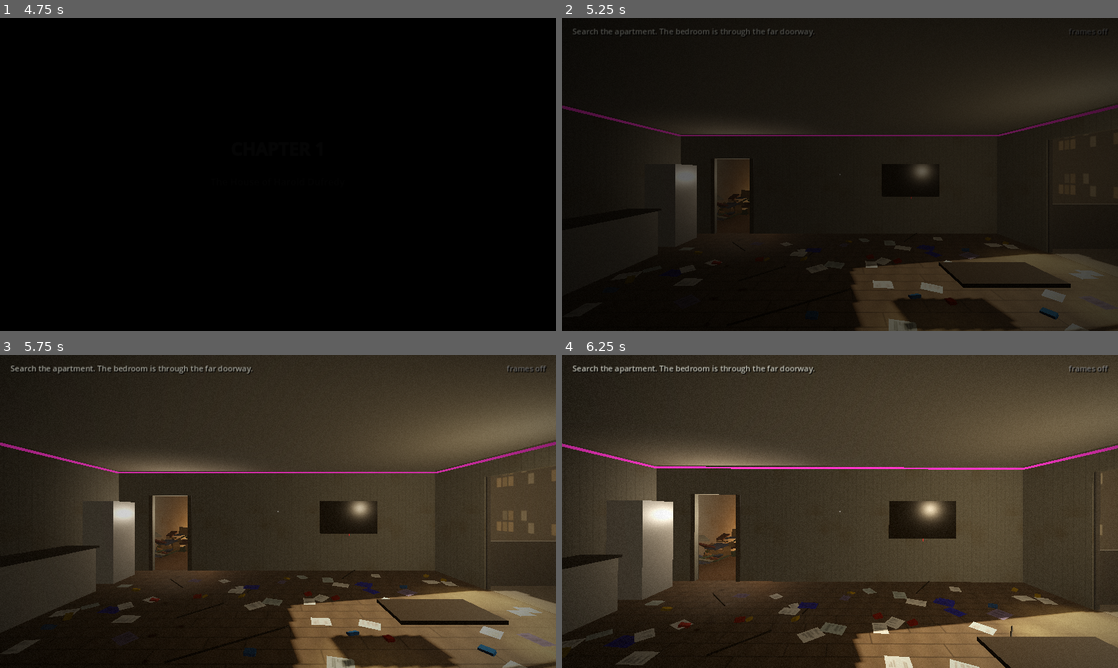
Above: before the commit, frames 1-4 (two rows, left to right).
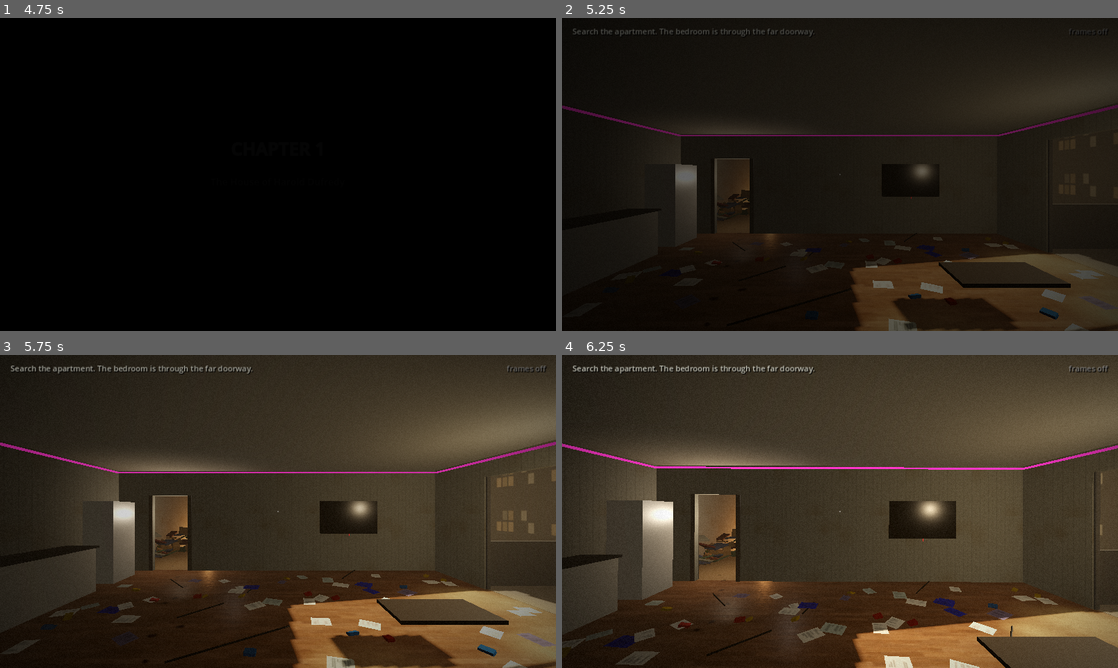
Above: after the commit, the same moments.

Repository: roweboat25/Hunger-beneath-us
Game: Godot game, scene res://Main.tscn
The game is run twice, just before and just after one commit, with the same random seed, the same clock (stepped at 60 frames per second) and the same inputs.
Inputs (mouse positions are in pixels of both pictures, inside the frame that each line leads up to):
- Up to frame 1 (4.75 s): click "1 Chapters 1 and 2: The Dufre…" at 0.5 s; tap Enter at 1.25, 2.75 s; move the mouse to (305, 174) at 1.27 s; hold Shift (run) 1.28-2.03 s; hold W (move_fwd) from 1.28 s (still down); click (305, 174) at 1.42 s; tap Space at 1.52, 1.82, 2, 2.27, 2.57, 3.5, 3.77, 4.07, 4.52 s; move the mouse to (250, 174) at 2.02 s; tap G (frames) at 2.1 s; tap Shift (run) at 2.3, 3.05, 3.8 s; move the mouse to (289, 168) at 2.77 s; hold E (interact) 2.78-3.53 s; move the mouse to (272, 180) at 3.52 s; tap Page Down (look_down) at 3.6 s; click (272, 180) at 3.67 s; move the mouse to (316, 177) at 4.27 s; hold Shift (run) from 4.28 s (still down); tap Page Up (look_up) at 4.35 s
- Up to frame 2 (5.25 s): keep holding W (move_fwd); tap Space at 4.82 s; move the mouse to (795, 171) at 5.02 s; release Shift (run) at 5.03 s; tap P (psyon) at 5.1 s
- Up to frame 3 (5.75 s): keep holding W (move_fwd); tap Space at 5.27, 5.57 s; tap Shift (run) at 5.3 s
- Up to frame 4 (6.25 s): keep holding W (move_fwd); move the mouse to (845, 511) at 5.77 s; hold Shift (run) from 5.78 s (still down); click (845, 511) at 5.92 s

Frame 1 is identical in both runs. In frame 2, 0.1% of the frame differs, in the area x 36-78%, y 68-99%; in frame 3, 2.2%; in frame 4, 3.5%, in the area x 15-90%, y 66-100%.

Commit message:
3D: desktop high-fidelity renderer and photographed PBR materials
Forward+ on desktop (web stays Compatibility) with SSAO, SSIL, SSR, SDFGI,
volumetric fog and ACES; per-level hifi hooks; CC0 ambientCG PBR sets for
roads, paving, grass, bark, floors, carpet and fabric.

Co-Authored-By: Claude Opus 5.5 (1M context) <noreply@anthropic.com>
Claude-Session: https://claude.ai/code/session_01JwRQ7sYASbK8r5TxTPLDmV

Diff:
--- a/silico3d/project.godot
+++ b/silico3d/project.godot
@@ -25,7 +25,8 @@
 
 [rendering]
 
-renderer/rendering_method="gl_compatibility"
+renderer/rendering_method="forward_plus"
+renderer/rendering_method.web="gl_compatibility"
 renderer/rendering_method.mobile="gl_compatibility"
 anti_aliasing/quality/msaa_3d=1
 environment/defaults/default_clear_color=Color(0, 0, 0, 1)
--- a/silico3d/scripts/Level.gd
+++ b/silico3d/scripts/Level.gd
@@ -98,6 +98,11 @@
 
 
 ## Dev args (see Main.gd) after the level has loaded.
+## Extra tuning for the desktop renderer (shadowed lamps and the like).
+func hifi(_env: Environment, _sun: DirectionalLight3D) -> void:
+	pass
+
+
 func apply_args(_a: Dictionary) -> void:
 	pass
 
@@ -417,6 +422,34 @@
 		create_tween().tween_property(fig, "rotation:y", fig.rotation.y + wrapf(want - fig.rotation.y, -PI, PI), t)
 
 
+## A photographed PBR material from assets/pbr/<name> (ambientCG, CC0):
+## colour, normal and roughness maps. `scale` repeats it per metre when
+## triplanar, or per quad otherwise.
+func pbr(name: String, scale := Vector3.ONE, triplanar := false, tint := Color(1, 1, 1), rough_mul := 1.0) -> StandardMaterial3D:
+	var key := "pbr%s|%s|%s|%s|%.2f" % [name, scale, triplanar, tint, rough_mul]
+	if _mat_cache.has(key):
+		return _mat_cache[key]
+	var base := "res://assets/pbr/%s/" % name
+	var m := StandardMaterial3D.new()
+	m.albedo_texture = load(base + "albedo.jpg")
+	m.albedo_color = tint
+	m.normal_enabled = true
+	m.normal_texture = load(base + "normal.jpg")
+	m.normal_scale = 1.0
+	m.roughness_texture = load(base + "rough.jpg")
+	m.roughness = rough_mul
+	if ResourceLoader.exists(base + "metal.jpg"):
+		m.metallic_texture = load(base + "metal.jpg")
+		m.metallic = 1.0
+	m.uv1_scale = scale
+	if triplanar:
+		m.uv1_triplanar = true
+		m.uv1_world_triplanar = true
+	m.texture_filter = BaseMaterial3D.TEXTURE_FILTER_LINEAR_WITH_MIPMAPS_ANISOTROPIC
+	_mat_cache[key] = m
+	return m
+
+
 # ------------------------------------------------------------------ batching
 
 ## Merge static meshes that share a material into one mesh per stretch of
--- a/silico3d/scripts/Main.gd
+++ b/silico3d/scripts/Main.gd
@@ -62,6 +62,9 @@
 var _rain: CPUParticles3D
 var _args := {}
 var _selftest := false
+## The desktop build runs Forward+ (bounced light, volumetric fog, SSR,
+## SSAO); the browser falls back to Compatibility and skips all of it.
+var hifi := false
 
 
 func _ready() -> void:
@@ -111,6 +114,11 @@
 
 
 func _setup_env() -> void:
+	hifi = RenderingServer.get_rendering_device() != null
+	if hifi:
+		get_viewport().msaa_3d = Viewport.MSAA_4X
+		get_viewport().screen_space_aa = Viewport.SCREEN_SPACE_AA_FXAA
+		get_viewport().use_debanding = true
 	env = Environment.new()
 	var we := WorldEnvironment.new()
 	we.environment = env
@@ -271,6 +279,35 @@
 	ui.set_frames(0.0, 0.0)
 
 
+func _apply_hifi() -> void:
+	env.tonemap_mode = Environment.TONE_MAPPER_ACES
+	env.tonemap_exposure *= 1.25
+	env.sdfgi_energy = 1.3
+	env.ssao_enabled = true
+	env.ssao_radius = 1.4
+	env.ssao_intensity = 2.2
+	env.ssil_enabled = true
+	env.ssil_intensity = 0.8
+	env.ssr_enabled = true
+	env.ssr_max_steps = 48
+	env.sdfgi_enabled = true
+	env.sdfgi_use_occlusion = true
+	env.sdfgi_cascades = 4
+	env.sdfgi_min_cell_size = 0.15
+	env.volumetric_fog_enabled = true
+	env.volumetric_fog_density = env.fog_density * 2.2
+	env.volumetric_fog_albedo = env.fog_light_color
+	env.volumetric_fog_length = 140.0
+	env.volumetric_fog_anisotropy = 0.55
+	env.volumetric_fog_ambient_inject = 0.35
+	env.volumetric_fog_sky_affect = 0.4
+	env.fog_density *= 0.45
+	sun.shadow_blur = 1.4
+	sun.directional_shadow_mode = DirectionalLight3D.SHADOW_PARALLEL_4_SPLITS
+	sun.light_volumetric_fog_energy = 1.4
+	level.hifi(env, sun)
+
+
 func load_level(lname: String) -> void:
 	if loading:
 		return
@@ -298,6 +335,8 @@
 	add_child(level)
 	level.build(self)
 	level.setup_env(env, sun)
+	if hifi:
+		_apply_hifi()
 	_rain.visible = level.rain
 	_rain.emitting = level.rain
 	player.seated = false
--- a/silico3d/scripts/levels/Drive.gd
+++ b/silico3d/scripts/levels/Drive.gd
@@ -88,11 +88,9 @@
 # ------------------------------------------------------------------ the city by day
 
 func _road() -> void:
-	var asphalt := tex_mat(Tex.asphalt(), Vector3(4, 200, 1), 0.6)
-	asphalt.albedo_color = Color(1.5, 1.45, 1.4)
+	var asphalt := pbr("asphalt", Vector3(1, 1, 1) / 4.0, true)
 	floor_quad(Vector2(16, 1100), Vector3(0, 0, -450), 0.0, asphalt)
-	var pave := tex_mat(Tex.paving(), Vector3(2, 160, 1), 0.8)
-	pave.albedo_color = Color(2.1, 2.0, 1.85)
+	var pave := pbr("paving", Vector3(1, 1, 1) / 2.5, true)
 	for side: float in [-1.0, 1.0]:
 		floor_quad(Vector2(6, 1100), Vector3(side * 11.0, 0.08, -450), 0.0, pave)
 	var line := mat(Color(0.85, 0.8, 0.6), 0.6)
@@ -271,7 +269,7 @@
 func _park_edge() -> void:
 	var hedge := mat(Color(0.22, 0.34, 0.16), 0.9)
 	box(Vector3(1.2, 1.4, 90), Vector3(14.5, 0.7, -935.0), hedge)
-	var bark := tex_mat(Tex.bark(), Vector3(1, 2, 1), 0.9)
+	var bark := pbr("bark", Vector3(1, 1, 1) / 1.5, true)
 	var leaf := mat(Color(0.25, 0.38, 0.17), 0.9)
 	for i in 7:
 		var p := Vector3(rng.randf_range(18, 40), 0, -895.0 - i * 13.0)
--- a/silico3d/scripts/levels/Dufredy.gd
+++ b/silico3d/scripts/levels/Dufredy.gd
@@ -88,6 +88,22 @@
 	sun.directional_shadow_max_distance = 60.0
 
 
+func hifi(env: Environment, _sun: DirectionalLight3D) -> void:
+	# the fallen lamp throws the stick nest's shadows up the walls
+	lamp_light.shadow_enabled = true
+	lamp_light.shadow_blur = 1.5
+	lamp_light.light_energy = 3.6
+	lamp_light.omni_range = 9.0
+	# the nest blocks most of the lamp once shadows are on: a faint bounce
+	# so the eye on the ceiling still reads
+	light(EYE_C - Vector3(0, 1.6, 0), Color(1.0, 0.7, 0.45), 0.3, 3.5, false)
+	lamp_light.light_volumetric_fog_energy = 2.0
+	env.volumetric_fog_density = 0.02
+	env.volumetric_fog_albedo = Color(0.75, 0.68, 0.58)
+	for l in lamps:
+		(l[0] as OmniLight3D).shadow_enabled = true
+
+
 func ambience() -> void:
 	main.loop("room", -10.0)
 	main.loop("flies", -4.0, BLOOD_C + Vector3(0, 0.3, 0), 1.2, 9.0)
@@ -117,9 +133,9 @@
 	_wall_box(Vector3(t, H, 5.5), Vector3(1.5, H / 2, -9.75))
 	_wall_box(Vector3(6.0, H, t), Vector3(-1.5, H / 2, -12.5))
 	# floors and ceiling
-	var boards := tex_mat(Tex.boards(), Vector3(4.5, 3.5, 1), 0.7)
+	var boards := pbr("woodfloor", Vector3(1, 1, 1) / 2.0, true, Color(0.8, 0.72, 0.65))
 	floor_quad(Vector2(9, 7), Vector3(0, 0.0, -3.5), 0.0, boards)
-	var carpet := tex_mat(Tex.carpet(), Vector3(6, 5.5, 1), 1.0)
+	var carpet := pbr("carpet", Vector3(1, 1, 1) / 1.5, true, Color(0.75, 0.65, 0.55))
 	floor_quad(Vector2(6, 5.5), Vector3(-1.5, 0.0, -9.75), 0.0, carpet)
 	solid_box(Vector3(14, 1, 16), Vector3(-1, -0.5, -6))
 	var ceil_m := mat(Color(0.58, 0.57, 0.53), 0.95)
@@ -165,7 +181,7 @@
 	# light from outside, bounced off the balcony
 	light(Vector3(3.6, 1.8, -3.5), Color(1.0, 0.88, 0.7), 1.1, 7.5)
 	# couch, table, a dead screen on the wall
-	var couch := mat(Color(0.32, 0.3, 0.33), 0.95)
+	var couch := pbr("fabric", Vector3(1, 1, 1) / 1.0, true, Color(0.55, 0.5, 0.55))
 	box(Vector3(2.4, 0.45, 0.9), Vector3(2.0, 0.22, -2.0), couch, true)
 	box(Vector3(2.4, 0.5, 0.2), Vector3(2.0, 0.65, -1.6), couch)
 	box(Vector3(1.2, 0.04, 0.6), Vector3(2.0, 0.42, -3.6), mat(Color(0.2, 0.18, 0.16), 0.5), true)
@@ -506,11 +522,9 @@
 
 func _outside() -> void:
 	# the street in front: sidewalk, road, the far kerb
-	var asphalt := tex_mat(Tex.asphalt(), Vector3(10, 2, 1), 0.6)
-	asphalt.albedo_color = Color(1.4, 1.35, 1.3)
+	var asphalt := pbr("asphalt", Vector3(1, 1, 1) / 4.0, true)
 	floor_quad(Vector2(52, 12), Vector3(-19, 0.0, 9.0), 0.0, asphalt)
-	var pave := tex_mat(Tex.paving(), Vector3(12, 1, 1), 0.8)
-	pave.albedo_color = Color(2.2, 2.1, 1.9)
+	var pave := pbr("paving", Vector3(1, 1, 1) / 2.5, true)
 	floor_quad(Vector2(52, 3.0), Vector3(-19, 0.01, 1.5), 0.0, pave)
 	floor_quad(Vector2(52, 2.0), Vector3(-19, 0.01, 16.0), 0.0, pave)
 	solid_box(Vector3(60, 1, 24), Vector3(-19, -0.5, 8))
--- a/silico3d/scripts/levels/Park.gd
+++ b/silico3d/scripts/levels/Park.gd
@@ -78,7 +78,7 @@
 	sun.light_color = Color(1.0, 0.86, 0.66)
 	sun.light_energy = 1.2
 	sun.sky_mode = DirectionalLight3D.SKY_MODE_LIGHT_AND_SKY
-	sun.rotation = Vector3(deg_to_rad(-42), deg_to_rad(205), 0)
+	sun.rotation = Vector3(deg_to_rad(-62), deg_to_rad(205), 0)
 	sun.directional_shadow_max_distance = 70.0
 
 
@@ -99,16 +99,16 @@
 # ------------------------------------------------------------------ the park
 
 func _ground() -> void:
-	var grass := tex_mat(Tex.grass(), Vector3(9, 9, 1), 1.0)
+	var grass := pbr("grass", Vector3(1, 1, 1) / 2.5, true, Color(0.95, 0.9, 0.7))
 	floor_quad(Vector2(80, 70), Vector3(0, 0, 0), 0.0, grass)
 	solid_box(Vector3(200, 2, 200), Vector3(0, -1, 0))
-	var path := tex_mat(Tex.cracked(), Vector3(2, 16, 1), 0.85)
+	var path := pbr("concrete", Vector3(1, 1, 1) / 3.0, true)
 	floor_quad(Vector2(3.2, 34), Vector3(0, 0.01, 17.0), 0.0, path)
-	var path2 := tex_mat(Tex.cracked(), Vector3(16, 2, 1), 0.85)
+	var path2 := path
 	floor_quad(Vector2(60, 3.0), Vector3(0, 0.01, -2.0), 0.0, path2)
-	var path3 := tex_mat(Tex.cracked(), Vector3(2, 14, 1), 0.85)
+	var path3 := path
 	floor_quad(Vector2(3.0, 28), Vector3(10.0, 0.011, -17.0), -0.35, path3)
-	var plaza := tex_mat(Tex.cracked(), Vector3(10, 10, 1), 0.8)
+	var plaza := pbr("paving", Vector3(1, 1, 1) / 2.5, true)
 	var pm := CylinderMesh.new()
 	pm.top_radius = 10.0
 	pm.bottom_radius = 10.0
@@ -116,8 +116,7 @@
 	pm.radial_segments = 32
 	mesh(pm, Vector3(0, 0.02, 0), plaza)
 	# the car park
-	var asphalt := tex_mat(Tex.asphalt(), Vector3(6, 4, 1), 0.6)
-	asphalt.albedo_color = Color(1.5, 1.45, 1.4)
+	var asphalt := pbr("asphalt", Vector3(1, 1, 1) / 4.0, true)
 	floor_quad(Vector2(40, 22), Vector3(4, 0.0, 47.0), 0.0, asphalt)
 	var line := mat(Color(0.85, 0.82, 0.7), 0.7)
 	for k in 8:
@@ -283,7 +282,7 @@
 
 
 func _trees() -> void:
-	var bark := tex_mat(Tex.bark(), Vector3(1, 2, 1), 0.9)
+	var bark := pbr("bark", Vector3(1, 1, 1) / 1.5, true)
 	var leaves := [mat(Color(0.28, 0.4, 0.17), 0.9), mat(Color(0.36, 0.42, 0.18), 0.9), mat(Color(0.25, 0.33, 0.15), 0.9)]
 	var spots := [Vector3(-13, 0, -14), Vector3(-22, 0, -20), Vector3(20, 0, 12), Vector3(24, 0, -4),
 		Vector3(-26, 0, 0), Vector3(16, 0, 24), Vector3(-18, 0, 26), Vector3(26, 0, -20), Vector3(-6, 0, -22)]
--- a/silico3d/scripts/levels/Spine.gd
+++ b/silico3d/scripts/levels/Spine.gd
@@ -78,12 +78,8 @@
 
 
 func _road() -> void:
-	var asphalt := newmat(Color(1, 1, 1), 0.22)
-	asphalt.albedo_texture = Tex.asphalt()
-	asphalt.uv1_scale = Vector3(2.5, 2.5, 1)
-	var paving := newmat(Color(1, 1, 1), 0.5)
-	paving.albedo_texture = Tex.paving()
-	paving.uv1_scale = Vector3(1.75, 5.0, 1)
+	var asphalt := pbr("asphalt", Vector3(1, 1, 1) / 4.0, true, Color(0.7, 0.7, 0.72), 0.35)
+	var paving := pbr("paving", Vector3(1, 1, 1) / 2.5, true, Color(0.75, 0.75, 0.75), 0.6)
 	var curb := mat(Color(0.22, 0.21, 0.2), 0.8)
 	var line := mat(Color(0.55, 0.52, 0.42), 0.6)
 	var z := STREET_S
@@ -628,6 +624,11 @@
 
 # ------------------------------------------------------------------ the slice's flow
 
+func hifi(env: Environment, _sun: DirectionalLight3D) -> void:
+	env.tonemap_exposure *= 1.5
+	env.ssr_max_steps = 64  # the wet street carries the neon
+
+
 func ambience() -> void:
 	main.loop("rain", -9.0)
 	main.loop("hum", -13.0)
Not shown, added: silico3d/assets/pbr/LICENSE.txt
Binary file added: silico3d/assets/pbr/asphalt/albedo.jpg
Not shown, added: silico3d/assets/pbr/asphalt/albedo.jpg.import
Binary file added: silico3d/assets/pbr/asphalt/normal.jpg
Not shown, added: silico3d/assets/pbr/asphalt/normal.jpg.import
Binary file added: silico3d/assets/pbr/asphalt/rough.jpg
Not shown, added: silico3d/assets/pbr/asphalt/rough.jpg.import
Binary file added: silico3d/assets/pbr/bark/albedo.jpg
Not shown, added: silico3d/assets/pbr/bark/albedo.jpg.import
Binary file added: silico3d/assets/pbr/bark/normal.jpg
Not shown, added: silico3d/assets/pbr/bark/normal.jpg.import
Binary file added: silico3d/assets/pbr/bark/rough.jpg
(and 52 more such lines)
